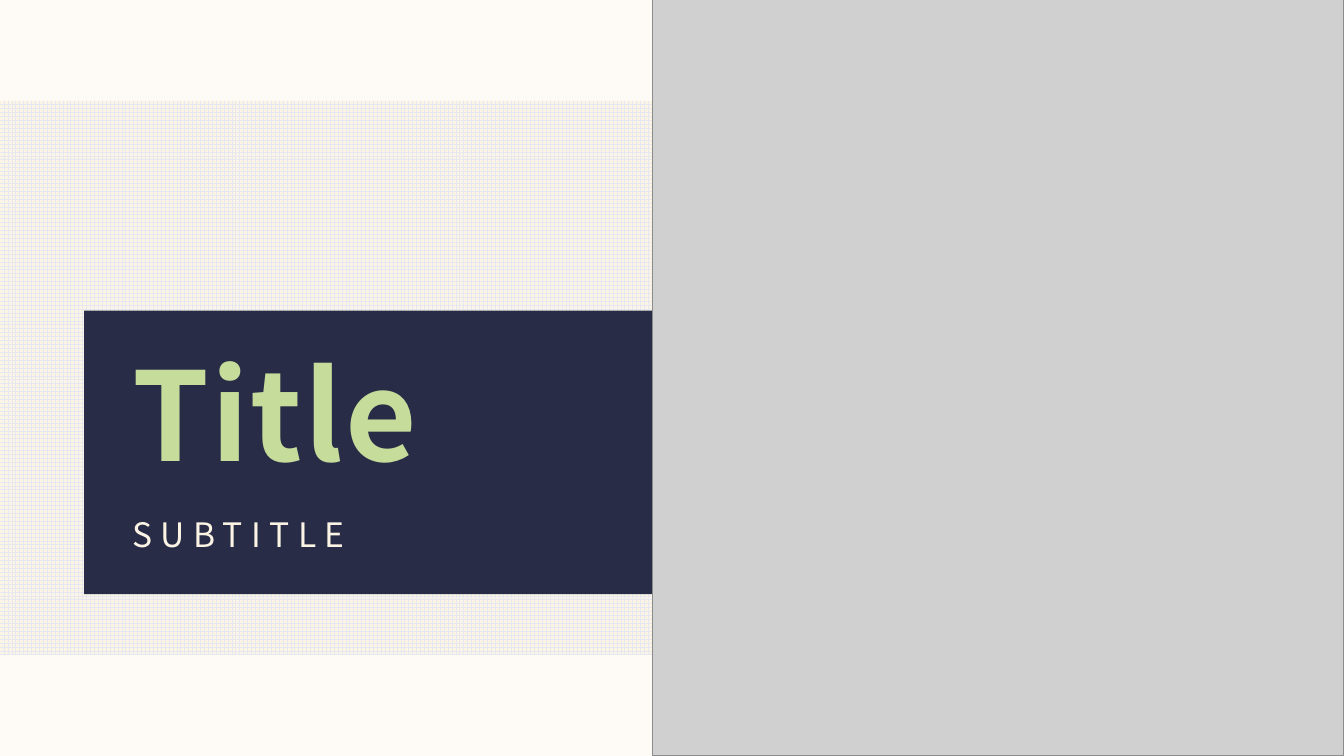
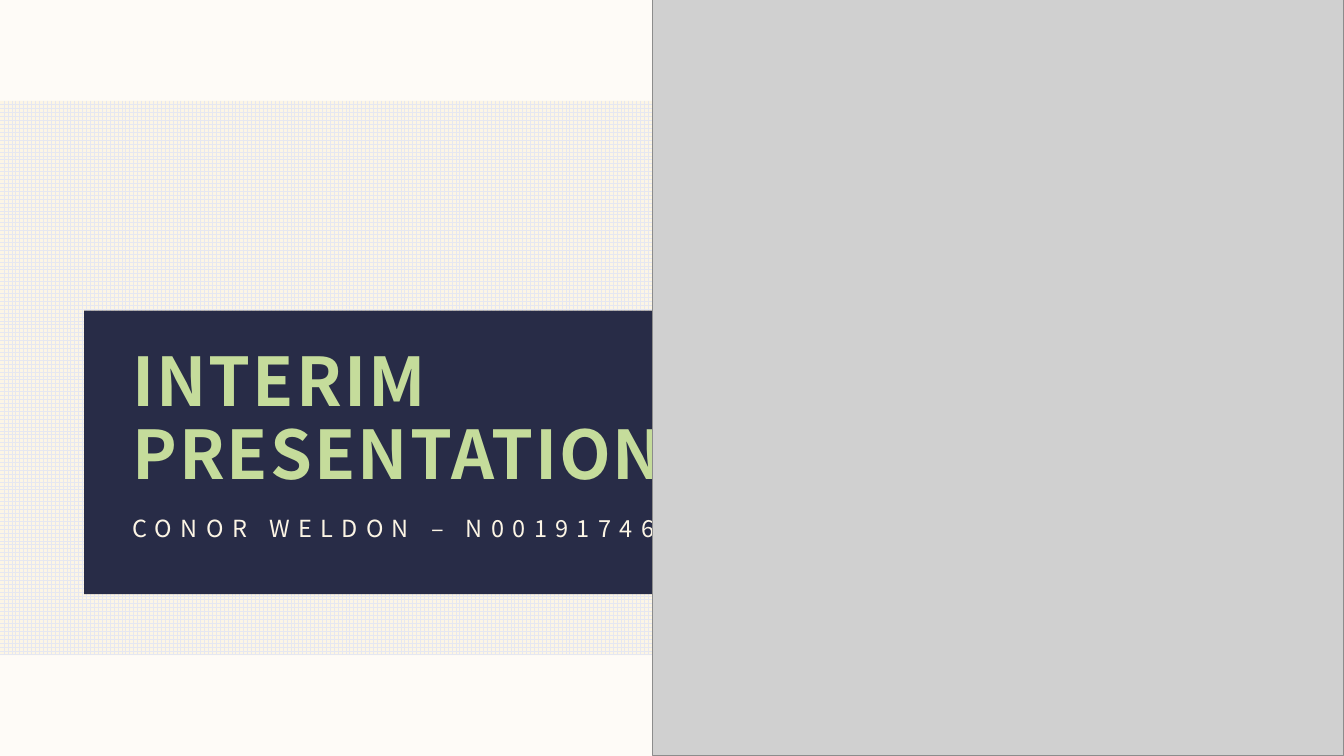
Before and after one commit to IADT-projects/y4-project-ConorWeldon, a slide deck: slide 1 of Docs/Presentation/Presentation.pptx. Drawn at 1344x756 pixels with LibreOffice and Linux fonts; fonts in the diff are those of the drawing; grey boxes stand for pictures. Boxes give left, top, right and bottom in pixels: in the first picture for what was removed or moved away, otherwise in the second. Text is boxed around its words. In the diff, an @@ line names an element or a change of style, - is before the commit and + after.

Commit message:
AddingData
Adding info to my presentation, only 1 slide, lots need to be done.

```diff
--- a/Docs/Presentation/Presentation.pptx
+++ b/Docs/Presentation/Presentation.pptx
@@ title at (x1=132, y1=356, x2=663, y2=495): text changed; size 88 to 48 pt @@
-Title
+INTERIM PRESENTATION
@@ text at (x1=132, y1=513, x2=655, y2=543): text changed; size 24 to 16.8 pt @@
-SUBTITLE
+CONOR WELDON – N00191746
```
